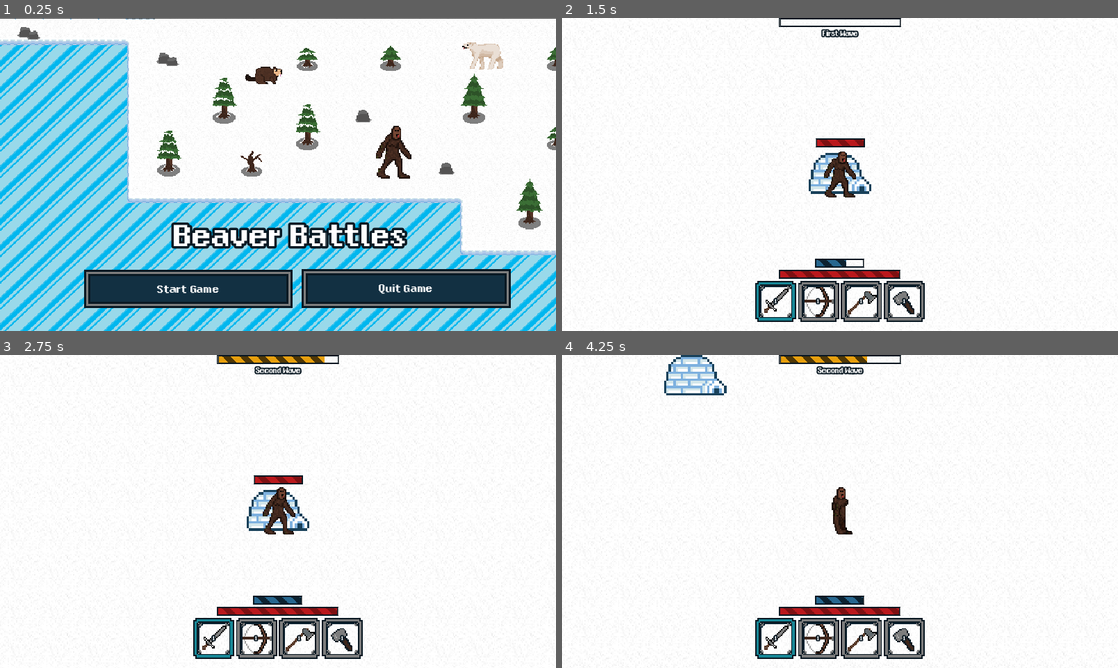
Above: before the commit, frames 1-4 (two rows, left to right).
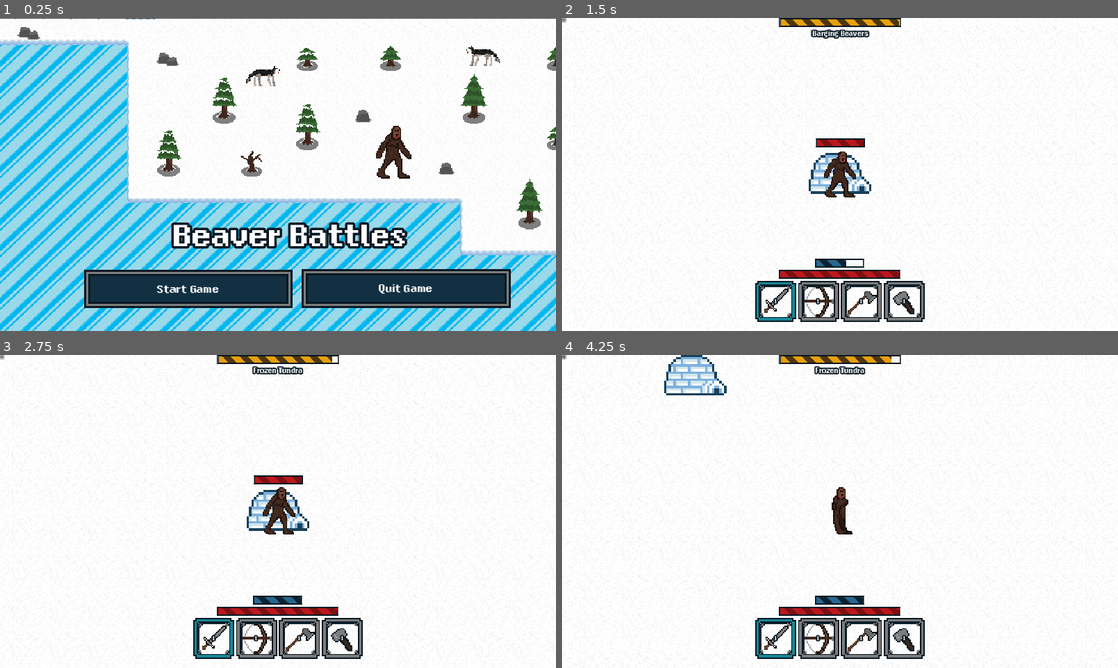
Above: after the commit, the same moments.

Repository: jharroff/CS3-CapstoneProject
Game: Godot game, scene res://startscreen/start_screen.tscn
Two runs of this game, one before a commit and one after it. Both use one fixed random seed, a clock stepped at 60 frames per second and the inputs below.
Inputs (mouse positions are in pixels of both pictures, inside the frame that each line leads up to):
- Up to frame 1 (0.25 s): no input
- Up to frame 2 (1.5 s): click "Start Game" at 0.5 s; click (562, 21) at 1.27 s
- Up to frame 3 (2.75 s): click (0, 358) at 2.02 s
- Up to frame 4 (4.25 s): move the mouse to (962, 495) at 2.77 s; hold D (move_right) 2.78-3.53 s; click (962, 495) at 2.85 s; move the mouse to (728, 527) at 3.52 s; hold S (move_down) from 3.53 s (still down); right-click (728, 527) at 3.6 s

The runs differ from the first frame. In frame 1, 0.7% of the frame differs, in the area x 44-91%, y 7-22%; in frame 2, 0.6%; in frame 3, 0.2%; in frame 4, 0.3%.

Commit message:
Adjusted waves

Diff:
--- /dev/null
+++ b/Enemy/Animations/penguinmastermindAnimations.tres
@@ -0,0 +1,25 @@
+[gd_resource type="SpriteFrames" load_steps=4 format=3 uid="uid://dwd3a7owth2fx"]
+
+[ext_resource type="Texture2D" uid="uid://b5igb4u6ctvfq" path="res://Enemy/Animations/penguinSpritesheet.png" id="1_qow0k"]
+
+[sub_resource type="AtlasTexture" id="AtlasTexture_nylmj"]
+atlas = ExtResource("1_qow0k")
+region = Rect2(0, 0, 32, 32)
+
+[sub_resource type="AtlasTexture" id="AtlasTexture_wtu68"]
+atlas = ExtResource("1_qow0k")
+region = Rect2(32, 0, 32, 32)
+
+[resource]
+animations = [{
+"frames": [{
+"duration": 1.0,
+"texture": SubResource("AtlasTexture_nylmj")
+}, {
+"duration": 1.0,
+"texture": SubResource("AtlasTexture_wtu68")
+}],
+"loop": true,
+"name": &"walk",
+"speed": 3.0
+}]
--- a/Player/Player.gd
+++ b/Player/Player.gd
@@ -189,4 +189,5 @@
 
 
 func _on_health_timer_timeout() -> void:
-	healthChange(1)
+	if _health < _STARTING_HEALTH:
+		healthChange(1)
--- a/Viewport/uiParent.tscn
+++ b/Viewport/uiParent.tscn
@@ -47,3 +47,9 @@
 mouse_filter = 2
 
 [node name="DamageWarning" parent="." instance=ExtResource("8_fceoe")]
+
+[node name="skipWaveBttn" type="Button" parent="."]
+offset_right = 8.0
+offset_bottom = 8.0
+
+[connection signal="button_down" from="skipWaveBttn" to="." method="_on_skip_wave_bttn_button_down"]
--- a/Viewport/ui_parent.gd
+++ b/Viewport/ui_parent.gd
@@ -6,3 +6,7 @@
 	sideBtnClicked.emit(_sender)
 func clickItemSlot(_sender, _groups:Array):
 	itemSlotClicked.emit(_sender,_groups)
+
+
+func _on_skip_wave_bttn_button_down() -> void:
+	global.waveSystem.start_wave()
--- a/gameplayReferences/enemyTypes.json
+++ b/gameplayReferences/enemyTypes.json
@@ -90,5 +90,28 @@
 		"attack":{
 			"rangedAttacks":{"laser_eye":1}
 		}
+	},
+	"penguinmastermind": {
+		"name":"Supervillain Penguin",
+		"targetMode":"playerFocused",
+		"health":18,
+		"speed":150,
+		"drops":[
+				{
+					"resource":"chipsWood",
+					"minAmount":1,
+					"maxAmount":5,
+					"chance":0.7
+				},
+				{
+					"resource":"snowball",
+					"minAmount":3,
+					"maxAmount":10,
+					"chance":0.95
+				}
+			],
+		"attack":{
+			"rangedAttacks":{"laser_eye":1}
+		}
 	}
 }
--- a/gameplayReferences/spawningWaves.json
+++ b/gameplayReferences/spawningWaves.json
@@ -1,22 +1,72 @@
 [
 	{
-		"name":"First Wave",
+		"name":"Enemies Aproaching",
 		"type":"orderedList",
 		"enemyData":[],
-		"duration":1,
+		"duration":45,
 		"amount":0
 	},
 	{
-		"name":"Second Wave",
+		"name":"Barging Beavers",
 		"type":"orderedList",
 		"enemyData":["beaver", "beaver"],
-		"duration":10,
+		"duration":25,
 		"amount":2
 	},
 	{
-		"name":"Third Wave",
-		"type":"random",
-		"duration":15,
-		"amount":3
+		"name":"Frozen Tundra",
+		"type":"randomWeighted",
+		"enemyData":{"penguin":6,"polarbear":1,"wolf":4},
+		"duration":70,
+		"amount":15
+	},
+		{
+		"name":"Enemies Aproaching",
+		"type":"orderedList",
+		"enemyData":[],
+		"duration":45,
+		"amount":0
+	},
+		{
+		"name":"Frozen Tundra 2",
+		"type":"randomWeighted",
+		"enemyData":{"penguin":6,"polarbear":1,"wolf":4},
+		"duration":70,
+		"amount":25
+	},
+	{
+		"name":"Enemies Aproaching",
+		"type":"orderedList",
+		"enemyData":[],
+		"duration":10,
+		"amount":0
+	},
+			{
+		"name":"Beavers Beavers Beavers!",
+		"type":"randomWeighted",
+		"enemyData":{"beaver":1},
+		"duration":3,
+		"amount":10
+	},
+		{
+		"name":"Enemies Aproaching",
+		"type":"orderedList",
+		"enemyData":[],
+		"duration":60,
+		"amount":0
+	},
+				{
+		"name":"Polar bears and penguins?",
+		"type":"randomWeighted",
+		"enemyData":{"polarbear":1,"penguinmastermind":3},
+		"duration":45,
+		"amount":20
+	},
+			{
+		"name":"Enemies Aproaching",
+		"type":"orderedList",
+		"enemyData":[],
+		"duration":60,
+		"amount":0
 	}
 ]
--- a/waveSystem/wave.gd
+++ b/waveSystem/wave.gd
@@ -26,7 +26,7 @@
 	if not current_Wave >= len(utils.wavesJSON):
 		currentWaveInfo = utils.wavesJSON[current_Wave]
 	else:
-		currentWaveInfo = {"name":"Infinite Mode", "amount":round(randf()*current_Wave)+10, "duration":randi_range(10, 45), "type":"random"}
+		currentWaveInfo = {"name":"Infinite Mode", "amount":round(randi_range(current_Wave-5,current_Wave+5)), "duration":randi_range(10, 45), "type":"random"}
 	max_enemies_this_wave = currentWaveInfo["amount"] #Checks to see how many enemies need to spawn this wave
 	waveTimer.wait_time = currentWaveInfo["duration"]
 	enemySpawner.wait_time = currentWaveInfo["duration"]/max_enemies_this_wave #Calculates how long to wait before spawning the next enemy
